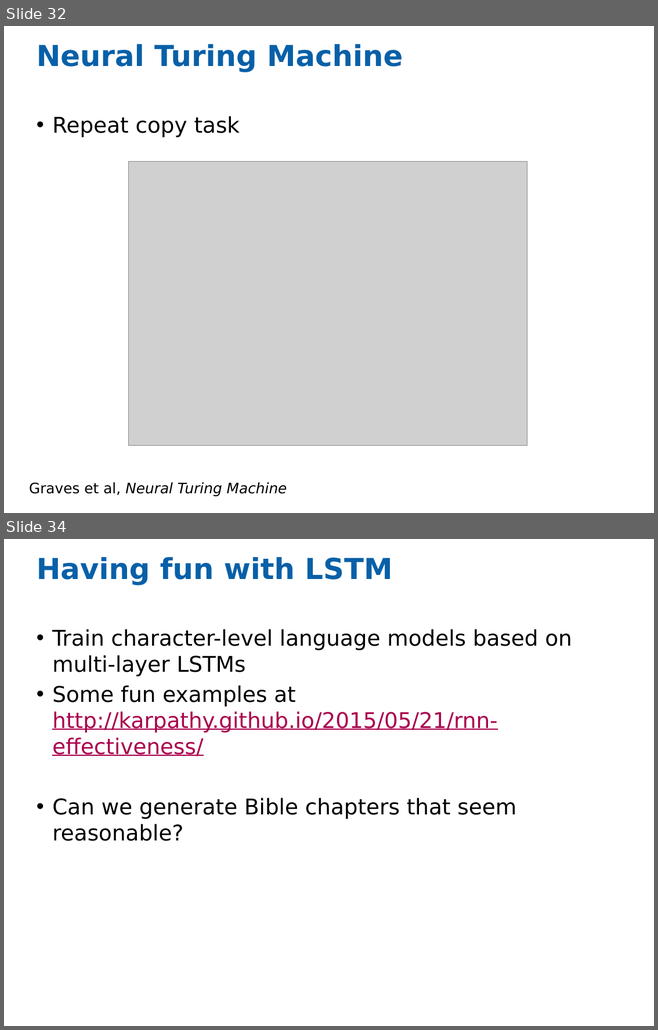
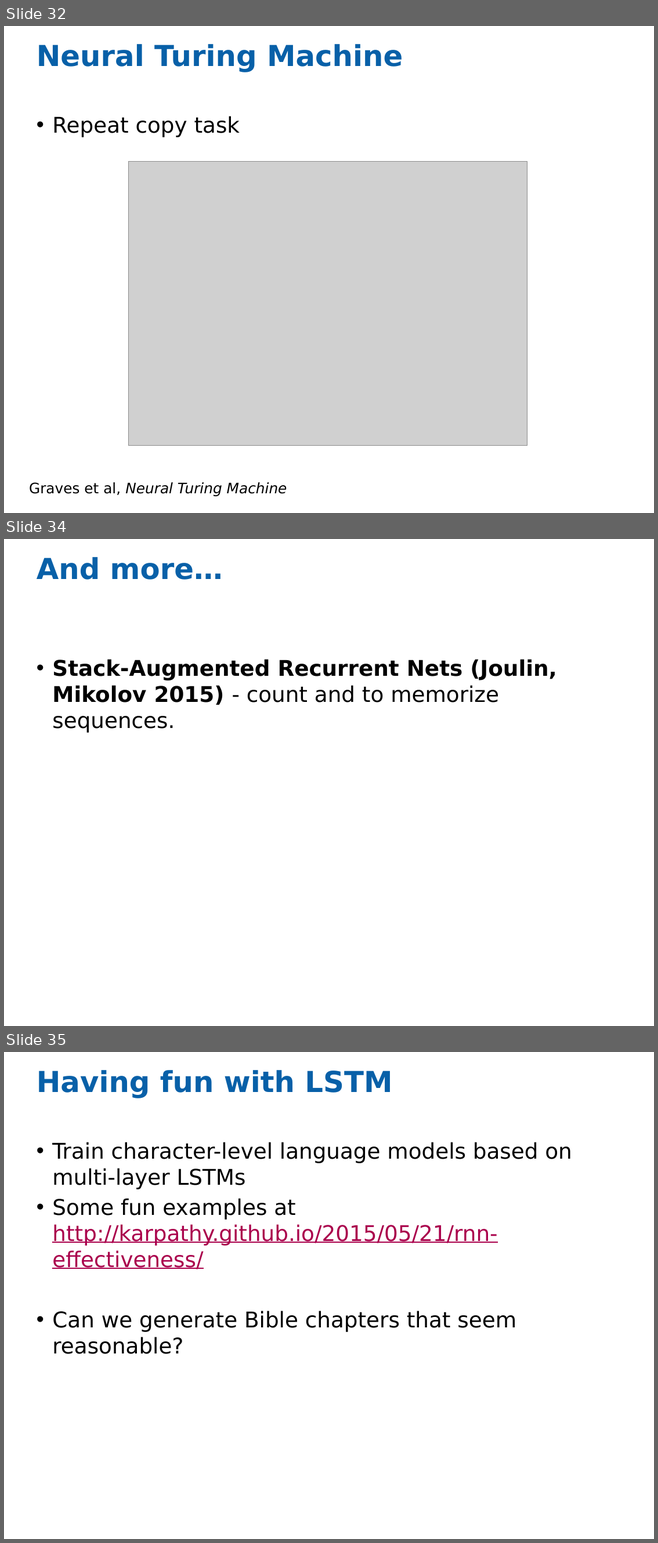
Before and after one commit to eladhoffer/Talks, a slide deck: DL_class2015/Lecture 11 RNN_LSTM.pptx. Shown one above the other, each under a label of ours: slides 32 and 34 before the commit, slides 32, 34 and 35 after it; the slides between them are not shown. The pictures are 658x1030 and 658x1543 pixels, drawn with LibreOffice and Linux fonts; fonts in the diff are those of the drawing; grey boxes stand for pictures. Boxes give left, top, right and bottom in pixels: in the first picture for what was removed or moved away, otherwise in the second. Text is boxed around its words. In the diff, an @@ line names an element or a change of style, - is before the commit and + after.

```diff
--- a/DL_class2015/Lecture 11 RNN_LSTM.pptx
+++ b/DL_class2015/Lecture 11 RNN_LSTM.pptx
@@ slide 34 added at <box>4,539,654,1026</box>, background #FFFFFF @@
@@ title added at <box>36,557,223,580</box>, 32 pt, text #0860A8, bold @@
+And more…
@@ text added at <box>52,659,556,733</box>, 24 pt, text #000000, bold @@
+• Stack-Augmented Recurrent Nets (Joulin, Mikolov 2015) - count and to memorize sequences.
@@ what was slide 34 is now slide 35 @@
```
Also in this commit, not shown: 1 slide changed.
